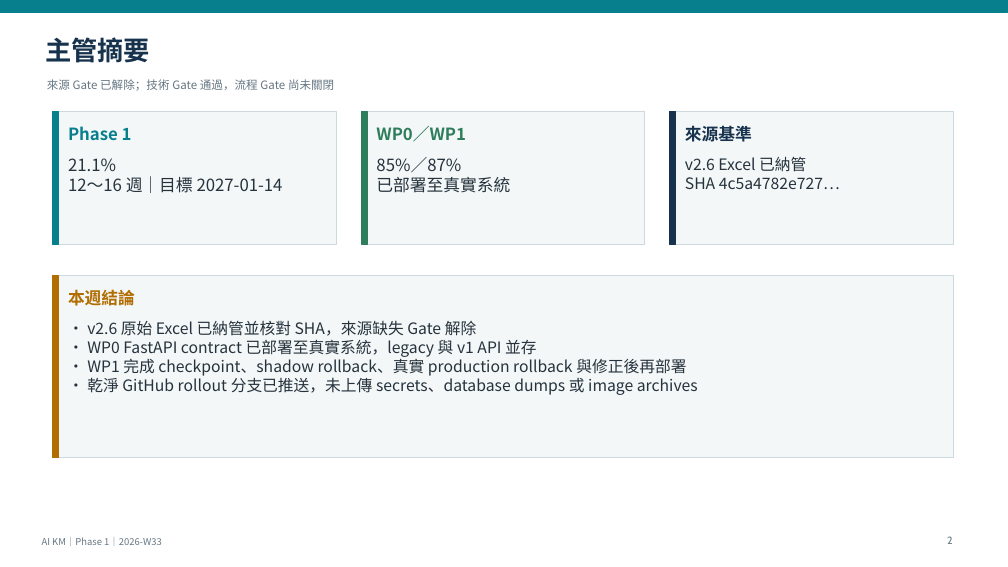
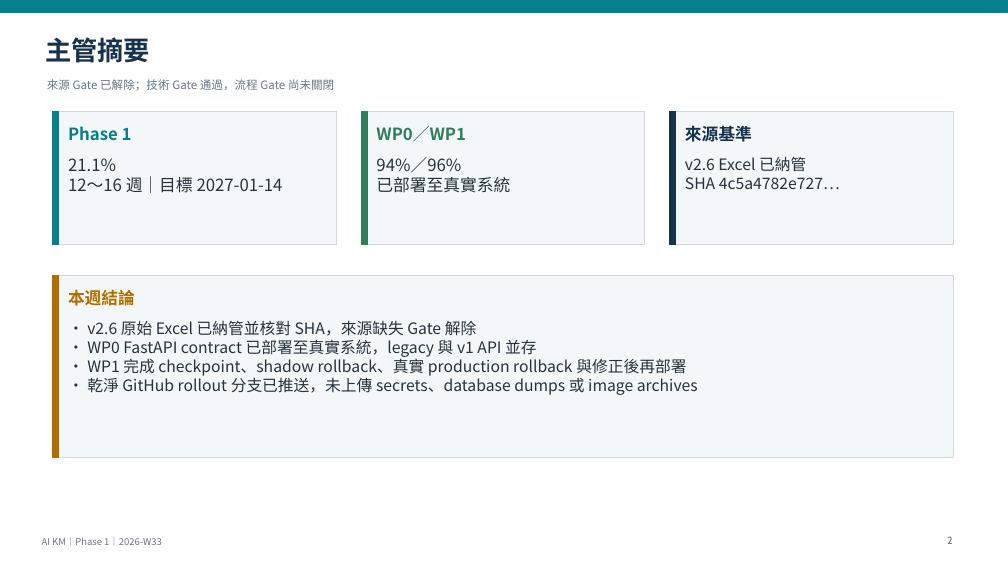
Before and after one commit to kyocarlos/knowledge-base-agent-source, a slide deck: slide 2 of docs/AI-KM-Phase1-Weekly-2026-W33-v2.6.pptx. Drawn at 1008x567 pixels with LibreOffice and Linux fonts; fonts in the diff are those of the drawing. Boxes give left, top, right and bottom in pixels: in the first picture for what was removed or moved away, otherwise in the second. Text is boxed around its words. In the diff, an @@ line names an element or a change of style, - is before the commit and + after.

```diff
--- a/docs/AI-KM-Phase1-Weekly-2026-W33-v2.6.pptx
+++ b/docs/AI-KM-Phase1-Weekly-2026-W33-v2.6.pptx
@@ text at (376,157,461,173): text changed @@
-85%／87%
+94%／96%
```
Also in this commit, not shown: 3 other slides changed, 4 other files.
